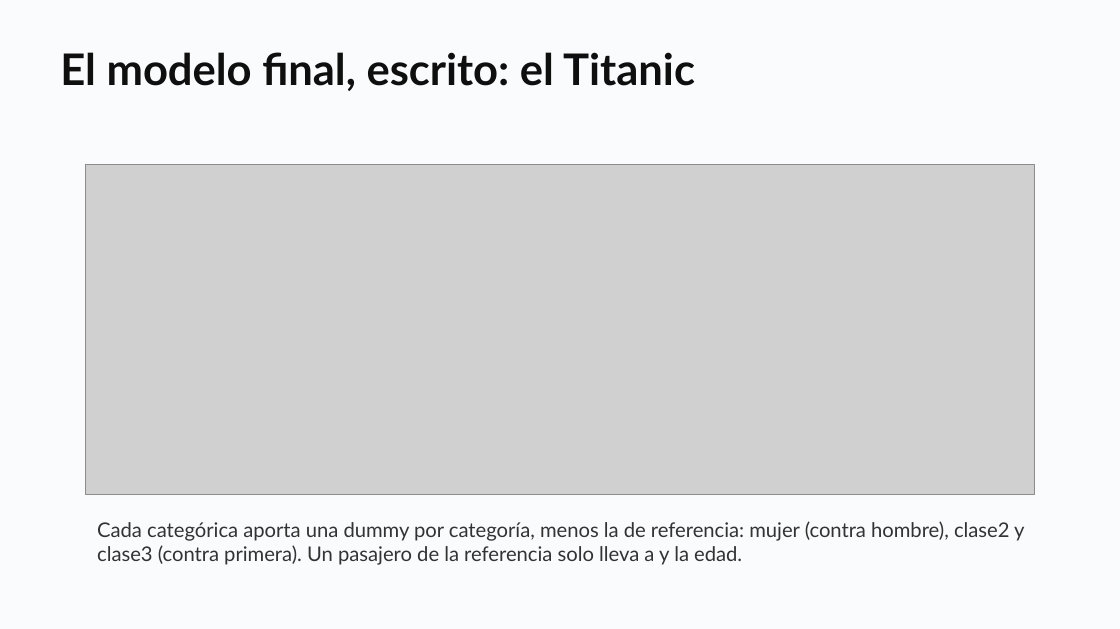
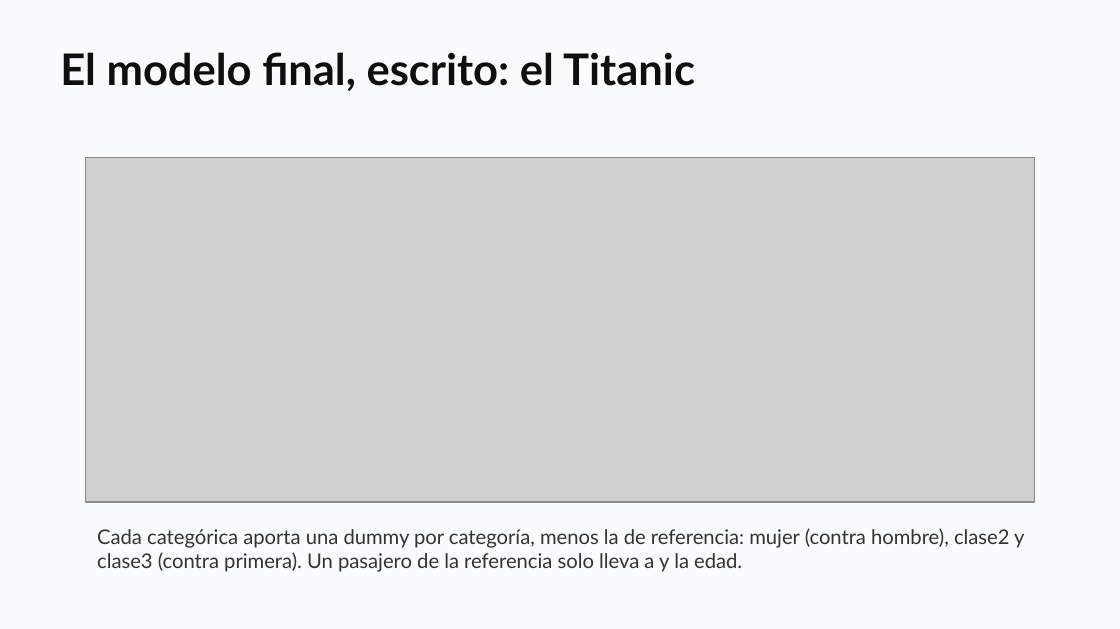
Before and after one commit to daniopitz/diplomado-cdd, a slide deck: slide 34 of presentaciones/clase06_regresion_logistica.pptx. Drawn at 1120x629 pixels with LibreOffice and Linux fonts; fonts in the diff are those of the drawing; grey boxes stand for pictures. Boxes give left, top, right and bottom in pixels: in the first picture for what was removed or moved away, otherwise in the second. Text is boxed around its words. In the diff, an @@ line names an element or a change of style, - is before the commit and + after.

```diff
--- a/presentaciones/clase06_regresion_logistica.pptx
+++ b/presentaciones/clase06_regresion_logistica.pptx
@@ picture: place and size @@
-picture at [85,165,1034,495]
+picture at [85,157,1034,502]
@@ text "Cada categórica aporta una dummy ...": place and size @@
-text "Cada categórica aporta una dummy ..." at [97,521,1024,565]
+text "Cada categórica aporta una dummy ..." at [97,528,1024,572]
```
Also in this commit, not shown: 1 other file.
